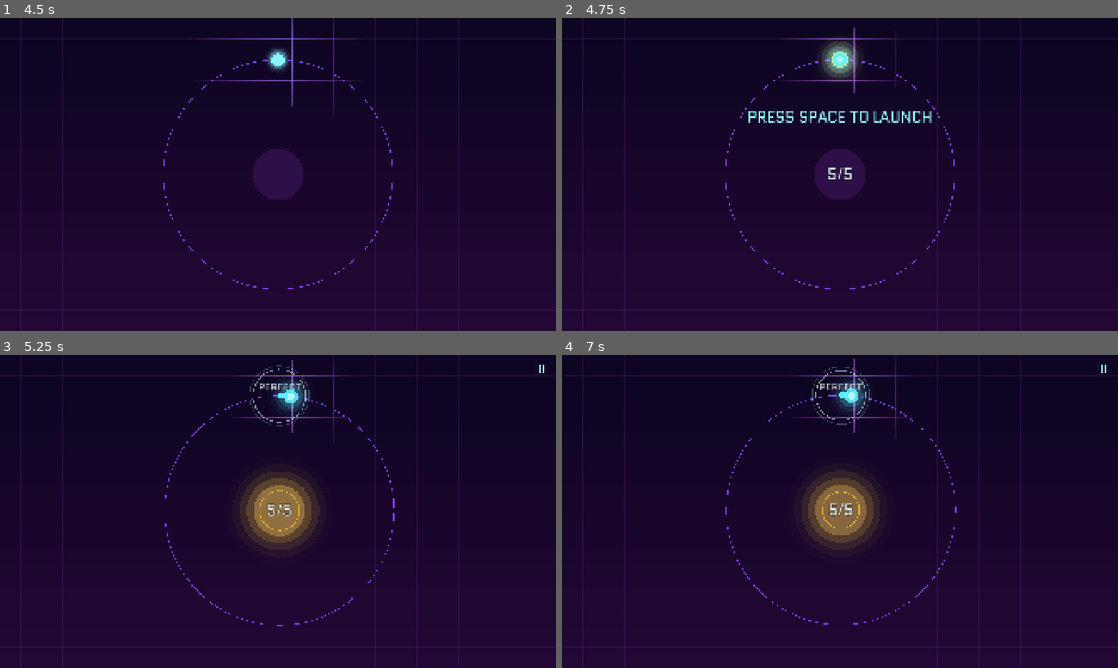
Above: before the commit, frames 1-4 (two rows, left to right).
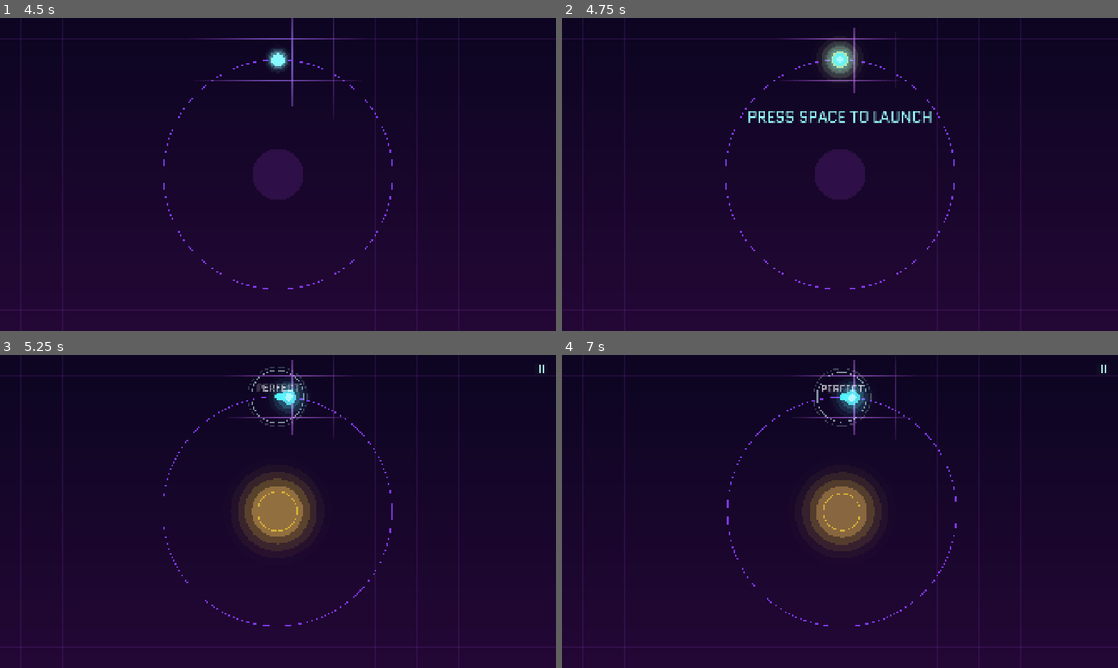
Above: after the commit, the same moments.

Repository: kjbrown-sandbox/juniper-dev-gamejam
Game: Godot game, scene res://MainMenu.tscn
Same seed, same stepped clock (60 frames per second), same inputs: the game is played once before the commit and once after it.
Inputs (mouse positions are in pixels of both pictures, inside the frame that each line leads up to):
- Up to frame 1 (4.5 s): click "PLAY" at 0.5 s; tap Enter at 1.25, 1.55, 2.1 s; move the mouse to (400, 158) at 1.27 s; hold Right 1.28-2.03 s; tap Y at 1.35, 3.8, 4.35 s; click (400, 158) at 1.42 s; tap Space at 1.52, 2.27, 3.77 s; move the mouse to (166, 190) at 2.02 s; hold Down 2.03-2.78 s; tap Keypad Enter at 2.3, 2.85 s; move the mouse to (333, 105) at 2.77 s; hold Right 2.78-3.53 s; tap R at 3.05, 3.6 s; move the mouse to (250, 237) at 3.52 s; hold Up 3.53-4.28 s; click (250, 237) at 3.67 s; move the mouse to (444, 221) at 4.27 s; hold Left from 4.28 s (still down)
- Up to frame 2 (4.75 s): keep holding Left; tap Space at 4.52 s; tap Enter at 4.55 s
- Up to frame 3 (5.25 s): keep holding Left; tap Space at 5 s; move the mouse to (111, 464) at 5.02 s; tap Enter at 5.1 s
- Up to frame 4 (7 s): tap Space at 5.27, 6.77 s; tap Keypad Enter at 5.3, 5.85 s; move the mouse to (867, 511) at 5.77 s; release Left at 5.78 s; hold Down 5.78-6.53 s; click (867, 511) at 5.92 s; tap R at 6.05, 6.6 s; tap Enter at 6.5 s; move the mouse to (756, 433) at 6.52 s; hold Right from 6.53 s (still down); tap Y at 6.8 s

Frame 1 is identical in both runs. In frame 2, less than 0.1% of the frame differs, in the area x 47-53%, y 47-52%; in frame 3, 1.5%, in the area x 29-71%, y 3-87%; in frame 4, 1.4%.

Commit message:
Core drain↔refill loop: lights spawn from the core, gradual recharge
Make the core's role legible at both ends, plus a round of menu/tuning fixes.

Drain — lights no longer teleport onto the ring. On payment the core wobbles
+ dips (core_charge), a mote ejects from the core surface and eases out to its
gate spot with a steep ease-in (pow(t,7): slow start → fast → abrupt snap) over
light_fly_time, trailing a fading tendril, latching with a flash + shake. New
spawning[] array; rand_ahead() leads the target by the player's travel during
the animation so it lands ahead, not behind. In-flight motes aren't grabbable
until they latch.

Refill — replaced the instant core=core_cap snap with a gradual recharge while
orbiting the inner ring, gated on the ring being clear of enemies. Base 1.5 HP/s;
the previously-dead core_refill upgrade is now live (ladder 1.5/5/10/20). Glowing
moon-motes get sucked into the core while it recharges (repurposed the dead
flying[] array, recolored cyan) — pure visual fluff; fill is the flat rate.

Shop — stays closed until enemies are cleared AND the core is full; new hub
prompt (KILL ENEMIES… → REFILL CORE TO OPEN SHOP). Core readout hidden until
ring 2 is unlocked. Miss powerdown softened (1.5s → 1.0s, dark 1.0 → 0.75s).
Dying lights drop the respawn slowdown (keep the orange warning).

Upgrade menu — bottom row left-aligned; costs always show in their currency
color (no orange); Horns cut to 2 levels; "Increase strength" → "Increase
speed"; spawn-rate 4th tier = 10 stardust + 2 comet; final tiers rename to
Vacuum / Double lights with matching blurbs.

Co-Authored-By: Claude Opus 4.8 (1M context) <noreply@anthropic.com>

Diff:
--- a/Game.gd
+++ b/Game.gd
@@ -45,8 +45,12 @@
 @export var light_delay := 2.0
 @export var light_delay_jitter := 0.25
 @export var light_cost := 1.0
-@export var dying_batches := 2          # final N light-batches (orange + slow) as the core dies
-@export var dying_delay_mult := 3.0     # those final lights respawn this many × slower
+@export var light_charge_time := 0.2    # core shakes/charges this long before a light ejects
+@export var light_fly_time := 0.75      # core → ring flight time once it ejects
+@export var light_fly_pow := 7.0        # ease-in exponent: slow start → fast → abrupt stop (higher = snappier)
+@export var refill_suck_time := 0.4     # how long a moon-mote takes to fall into the recharging core
+@export var refill_emit_step := 0.12    # seconds between moon-mote emissions while recharging
+@export var dying_batches := 2          # final N light-batches (orange) as the core dies
 @export var light_min_speed := 100.0              # at/below this speed the arc uses its "slow" range
 @export var light_tween_speed := 2000.0           # speed at which the arc range reaches its "fast" values
 @export var light_arc_slow := Vector2(15.0, 40.0)   # min/max degrees ahead at light_min_speed
@@ -62,8 +66,8 @@
 @export var combo_every := 3            # (unused) every Nth consecutive hit gave a combo boost
 @export var combo_boost_mult := 1.5     # (unused) that hit's boost was multiplied by this
 @export var combo_step := 0.1           # each combo adds this fraction to a light's boost (combo 1 = 1.1x, 2 = 1.2x, …)
-@export var powerdown_time := 1.5       # a MISS powers the moon down for this long (Space locked)
-@export var powerdown_dark := 1.0       # ...fully unlit for this long, then emissions ramp back to full
+@export var powerdown_time := 1.0       # a MISS powers the moon down for this long (Space locked)
+@export var powerdown_dark := 0.75      # ...fully unlit for this long, then emissions ramp back to full
 @export var sealed_decay_mult := 0.5    # core decay on a SEALED ring is halved
 @export var base_decay := 15.0
 @export var whiff_slow := 0.85
@@ -154,6 +158,8 @@
 var lights: Array = []
 var light_count := 1
 var light_timer := 0.0
+var spawning: Array = []   # lights in flight from the core → ring: { angle, t, charge }
+var core_charge := 0.0     # 0..1: drives the core's pre-spawn jitter + brief payment dip
 
 var materials: Array = []   # { angle:float, ready:float } squares on the middle ring
 var flying: Array = []      # { start:Vector2, t:float }
@@ -184,7 +190,8 @@
 var has_vacuum := false
 var reach_level := 0      # "Larger space hit" upgrades; reach_mult() = 1 + level/6 (lvl3 = 1.5x)
 var hit_damage := 1       # SPACE damage per hit to asteroids/enemies; +1 per Horns level
-var core_refill_rate := 2.5   # Core "refill rate" upgrade target (2.5→5→10→20/s) — mechanic TBD
+var core_refill_rate := 1.5   # core HP/s restored while orbiting home; upgrade ladder 1.5→5→10→20
+var refill_emit := 0.0        # cadence timer for the moon-mote suck-in fluff while recharging
 var beam_on := false
 var upgrade_menu: Control    # the UpgradeMenu scene instance (built in _ready)
 var shop_sq: Array = []
@@ -341,6 +348,9 @@
 	lights.clear()
 	light_count = 1
 	light_timer = 0.0
+	spawning.clear()
+	core_charge = 0.0
+	refill_emit = 0.0
 	lights = [top_angle]   # a boost waits right under the player to launch with
 	materials.clear()
 	flying.clear()
@@ -369,7 +379,7 @@
 	has_vacuum = false
 	reach_level = 0
 	hit_damage = 1
-	core_refill_rate = 2.5
+	core_refill_rate = 1.5
 	beam_on = false
 	bought = {}
 	# restore upgrade-modified tunables to their export bases (snapshotted in _ready)
@@ -508,7 +518,11 @@
 	var t := clampf((speed - light_min_speed) / maxf(1.0, light_tween_speed - light_min_speed), 0.0, 1.0)
 	var lo := lerpf(light_arc_slow.x, light_arc_fast.x, t)
 	var hi := lerpf(light_arc_slow.y, light_arc_fast.y, t)
-	return wrapf(angle + deg_to_rad(randf_range(lo, hi)), -PI, PI)
+	# The spawn animation isn't instant — the player keeps orbiting during the charge + flight,
+	# so lead the target by how far they'll travel (angular speed = speed / radius), or the light
+	# lands behind them. The arc-ahead is then measured from where they'll actually be at landing.
+	var lead := (speed / maxf(1.0, display_radius)) * (light_charge_time + light_fly_time)
+	return wrapf(angle + lead + deg_to_rad(randf_range(lo, hi)), -PI, PI)
 
 
 # ── Spawners ───────────────────────────────────────────────
@@ -656,7 +670,7 @@
 	angle = wrapf(angle + dlt, -PI, PI)
 	cum_angle += dlt
 	var nsub := clampi(int(dlt / comet_emit_step), 1, 60)
-	if powerdown <= 0.0:   # powered down by a MISS: stop trailing until the moon comes back (1.5s)
+	if powerdown <= 0.0:   # powered down by a MISS: stop trailing until the moon comes back (1s)
 		for s in range(1, nsub + 1):
 			var f := float(s) / float(nsub)
 			var aa := a0 + dlt * f
@@ -698,15 +712,38 @@
 
 
 	# Lights spawn as a full batch once the previous batch is fully used; each costs 1 core.
-	if lights.is_empty():
+	# A light doesn't appear on the ring directly — it charges inside the core (shake), then a
+	# mote ejects from the core surface and flies out to its gate spot (see the `spawning` tick).
+	if lights.is_empty() and spawning.is_empty():
 		light_timer -= sim
 		if light_timer <= 0.0:
 			for n in light_count:
 				if unlocked < 2:
-					lights.append(rand_ahead())           # free before the core exists (ring 1)
+					spawning.append({ "angle": rand_ahead(), "t": 0.0, "charge": light_charge_time })   # free before the core exists (ring 1)
 				elif core > light_cost:                   # strict: never spend the last point
 					core -= light_cost
-					lights.append(rand_ahead())
+					spawning.append({ "angle": rand_ahead(), "t": 0.0, "charge": light_charge_time })
+					core_charge = 1.0                     # kick the core's drain wobble/dip on payment
+
+	# Advance lights in flight from the core: pre-spawn charge (shake) first, then ease out.
+	core_charge = maxf(0.0, core_charge - sim / maxf(0.01, light_charge_time))
+	for sp in spawning:
+		if sp.charge > 0.0:
+			sp.charge -= sim
+		else:
+			sp.t += sim / maxf(0.01, light_fly_time)
+	for i in range(spawning.size() - 1, -1, -1):
+		var fs: Dictionary = spawning[i]
+		if fs.charge <= 0.0 and fs.t >= 1.0:
+			lights.append(fs.angle)               # now it's a real, grabbable light on the ring
+			spawning.remove_at(i)
+			flashes.append({ "pos": ring_point(display_radius, fs.angle), "life": 0.3, "r": 40.0 })   # latch pop
+			shake = minf(1.6, shake + 0.25)       # snap on the abrupt stop
+
+	# Moon-motes falling into the core while it recharges (visual only — fill is the steady rate).
+	for f in flying:
+		f.t += sim / maxf(0.01, refill_suck_time)
+	flying = flying.filter(func(f): return f.t < 1.0)
 
 	# Asteroids (loot vein, ring 3) — respawn only after a delay once destroyed.
 	if unlocked >= 3:
@@ -731,18 +768,26 @@
 	# Enemies run on the clock from launch (we're past the not-started early-return).
 	_tick_threats(sim)
 
-	# Core refills to full ONLY on the inner ring (home base) — unless an enemy has reached it.
-	# (Other sealed rings still get reduced decay via cur_decay, but no replenish.)
-	if current_ring == 0 and not moving and not core_under_attack():
-		core = core_cap
+	# Core recharges over time ONLY on the inner ring (home base) — and only once the ring is clear
+	# of enemies. (Other sealed rings still get reduced decay via cur_decay, but no replenish.)
+	# While below full, moon-motes get sucked into the core as pure visual fluff — fill is the rate.
+	if current_ring == 0 and not moving and threats.is_empty():
+		core = minf(core_cap, core + core_refill_rate * sim)
+		if core < core_cap:
+			refill_emit -= sim
+			if refill_emit <= 0.0:
+				refill_emit = refill_emit_step
+				var ea := angle + randf_range(-0.6, 0.6)                                   # spawn near the moon's orbit position
+				var er := randf_range(planet_draw_radius() + 20.0, display_radius)         # somewhere between the core and the ring
+				flying.append({ "start": ring_point(er, ea), "t": 0.0 })
 	# Death only when the planet's core is drained to nothing.
 	if core <= 0.0:
 		phase = "dead"
 		if dead_reason == "":
 			dead_reason = "THE PLANET'S CORE DIED"
 
-	# Back at the hub with no enemy on the inner ring -> open the upgrade screen.
-	if hub_pending and not shop_open and current_ring == 0 and not moving and not core_under_attack():
+	# Back at the hub, enemies cleared and the core topped back off -> open the upgrade screen.
+	if hub_pending and not shop_open and current_ring == 0 and not moving and threats.is_empty() and core >= core_cap:
 		hub_pending = false
 		open_upgrades()
 
@@ -1068,9 +1113,8 @@
 	if q > 0.75:
 		hitstop = hitstop_time
 	lights.remove_at(li)
-	if lights.is_empty():   # whole batch used — respawn after the delay
-		var mult := dying_delay_mult if light_dying() else 1.0
-		light_timer = light_delay * mult + randf_range(-light_delay_jitter, light_delay_jitter)
+	if lights.is_empty() and spawning.is_empty():   # whole batch used — respawn after the delay
+		light_timer = light_delay + randf_range(-light_delay_jitter, light_delay_jitter)
 
 
 func arrive_at_hub() -> void:
@@ -1107,13 +1151,13 @@
 
 # Map a menu upgrade id + the level just bought (1-based) to its real in-game effect. The new
 # upgrades reuse the old tech-tree ladders; a couple have a special 4th tier (Vacuum, Double
-# lights). `core_refill_rate` is stored for a refill mechanic that isn't wired up yet.
+# lights). `core_refill_rate` sets the core's home-ring recharge speed (HP/s).
 func apply_upgrade(id: String, level: int) -> void:
 	match id:
 		"core_max":
 			core_cap *= 2.0                                    # ×2 per level (2/4/8/16 stardust)
 		"core_refill":
-			core_refill_rate = [2.5, 5.0, 10.0, 20.0][level]   # level 1→5, 2→10, 3→20 (mechanic TBD)
+			core_refill_rate = [1.5, 5.0, 10.0, 20.0][level]   # core HP/s while orbiting home: base 1.5, 1→5, 2→10, 3→20
 		"boost_strength":
 			boost_base *= (1.0 + boost_up)                     # old "Boost light": +speed...
 			light_cost += 1.0                                  # ...but +1 core per light (the tradeoff)
@@ -1211,25 +1255,35 @@
 	# (low) up to the light's yellow (full), so it brightens/darkens with health. At launch it
 	# flares from dead → full (core_lit) so the menu's dead core comes alive instead of popping.
 	var pr := planet_draw_radius() * z
-	var energy := clampf(core / maxf(1.0, core_cap), 0.0, 1.0) * core_lit   # full health = bright yellow + emission
+	# While charging a light, the core wobbles + dips a touch so the eye links drain → birth.
+	var core_c := c + Vector2(randf_range(-1.0, 1.0), randf_range(-1.0, 1.0)) * core_charge * 4.0 * z
+	var energy := clampf(core / maxf(1.0, core_cap), 0.0, 1.0) * core_lit * (1.0 - 0.25 * core_charge)   # full health = bright yellow + emission
 	for gi in range(5, 0, -1):
 		var lt := float(gi) / 5.0
 		var gc := style.light_idle
 		gc.a = energy * 0.55 * (1.0 - lt) * (1.0 - lt)   # strong emission only when energized
-		draw_circle(c, pr * (1.0 + 1.4 * lt), gc)
-	draw_circle(c, pr, style.planet_sick.lerp(style.light_idle, energy))   # dead = dark purple (matches the menu)
-	var ht_size := int(round(26.0 * ui_text_scale))
-	var ht_voff := (font.get_ascent(ht_size) - font.get_descent(ht_size)) * 0.5   # baseline → vertical center
-	var ht_pos := c + Vector2(-100.0, ht_voff)
-	var ht_str := "%d/%d" % [clampi(ceili(core), 0, int(core_cap)), int(core_cap)]
-	# Dark outline so the readout stays legible on the vibrant yellow core (and the dark dead core).
-	draw_string_outline(font, ht_pos, ht_str, HORIZONTAL_ALIGNMENT_CENTER, 200, ht_size, maxi(2, int(ht_size * 0.1)), Color(0.1, 0.07, 0.02, 0.9))
-	draw_string(font, ht_pos, ht_str, HORIZONTAL_ALIGNMENT_CENTER, 200, ht_size, style.core_text)
-
-	# Shop is blocked by living enemies: prompt above the planet while waiting at the hub.
-	if hub_pending and not shop_open and current_ring == 0 and not threats.is_empty():
-		dtext(font, c + Vector2(-450, -planet_draw_radius() * z - 40.0), "KILL ENEMIES TO OPEN THE SHOP",
-			HORIZONTAL_ALIGNMENT_CENTER, 900, 26, style.shop_blocked)
+		draw_circle(core_c, pr * (1.0 + 1.4 * lt), gc)
+	draw_circle(core_c, pr, style.planet_sick.lerp(style.light_idle, energy))   # dead = dark purple (matches the menu)
+	# Core readout only matters once ring 2 is unlocked — before that you can't lose core, so hide it.
+	if unlocked >= 2:
+		var ht_size := int(round(26.0 * ui_text_scale))
+		var ht_voff := (font.get_ascent(ht_size) - font.get_descent(ht_size)) * 0.5   # baseline → vertical center
+		var ht_pos := c + Vector2(-100.0, ht_voff)
+		var ht_str := "%d/%d" % [clampi(ceili(core), 0, int(core_cap)), int(core_cap)]
+		# Dark outline so the readout stays legible on the vibrant yellow core (and the dark dead core).
+		draw_string_outline(font, ht_pos, ht_str, HORIZONTAL_ALIGNMENT_CENTER, 200, ht_size, maxi(2, int(ht_size * 0.1)), Color(0.1, 0.07, 0.02, 0.9))
+		draw_string(font, ht_pos, ht_str, HORIZONTAL_ALIGNMENT_CENTER, 200, ht_size, style.core_text)
+
+	# Shop is gated while waiting at the hub: clear enemies first, then let the core top off.
+	if hub_pending and not shop_open and current_ring == 0:
+		var gate_msg := ""
+		if not threats.is_empty():
+			gate_msg = "KILL ENEMIES TO OPEN THE SHOP"
+		elif core < core_cap:
+			gate_msg = "REFILL CORE TO OPEN SHOP"
+		if gate_msg != "":
+			dtext(font, c + Vector2(-450, -planet_draw_radius() * z - 40.0), gate_msg,
+				HORIZONTAL_ALIGNMENT_CENTER, 900, 26, style.shop_blocked)
 
 	# Blaster beam.
 	if beam_on:
@@ -1281,6 +1335,20 @@
 		var thp: int = tr.hp
 		dtext(font,tp + Vector2(-20, -rad - 6.0), str(thp), HORIZONTAL_ALIGNMENT_CENTER, 40, 16, style.threat_text)
 
+	# Lights in flight: a mote peels off the core surface and eases out to its gate spot,
+	# trailing a fading tendril back to the core (slow start → fast → abrupt stop at the ring).
+	for sp in spawning:
+		if sp.charge > 0.0:
+			continue   # still charging inside the core — invisible until it ejects
+		var eased: float = pow(sp.t, light_fly_pow)
+		var fly_rad := lerpf(planet_draw_radius(), display_radius, eased)
+		var edge := c + ring_point(planet_draw_radius(), sp.angle) * z   # where it peels off the core
+		var tip := c + ring_point(fly_rad, sp.angle) * z
+		var tcol := style.light_idle
+		tcol.a *= 0.35 * (1.0 - eased)                                   # tendril fades as it nears the ring
+		draw_glow_line(edge, tip, tcol, 3.0 * z)
+		draw_point_glow(tip, (4.0 + 6.0 * eased) * z, style.light_idle)  # grows as it launches
+
 	# Lights — a bright yellow point on the ring at the gate. A touch bigger than star dust
 	# so it's easy to spot and hit. Brightens + grows a little when you're in it.
 	for i in lights.size():
@@ -1300,13 +1368,13 @@
 		flcol.a *= fa
 		draw_arc(c + fl.pos * z, (1.0 - fa) * maxr + 6.0, 0.0, TAU, 32, flcol, 3.0)
 
-	# Flying star dust (feed animation).
+	# Refill motes — glowing moon dust sucked into the core while it recharges; brightens as it nears.
 	for f in flying:
 		var fst: Vector2 = f.start
 		var fft: float = f.t
 		var wpos := fst.lerp(Vector2.ZERO, fft)
 		var fr := 6.0 * z * (1.0 - 0.4 * fft)
-		draw_point_glow(c + wpos * z, fr, style.square_ready)
+		draw_point_glow(c + wpos * z, fr, style.moon_slow.lerp(style.moon_fast, fft))
 
 	# Moon (the comet head) — the same glowing point as the boost lights, but kept cyan.
 	# After a MISS it powers down: emissions cut for powerdown_dark, then ramp back to full.
--- a/UpgradeMenu.gd
+++ b/UpgradeMenu.gd
@@ -86,24 +86,24 @@
 			{ "id": "dust_capacity", "name": "Increase max capacity", "desc": "Carry more Stardust at once",
 			  "sd": [1, 3, 6, 10], "cm": [0, 0, 0, 0] },
 			{ "id": "dust_spawn", "name": "Increase spawn rate", "desc": "Stardust spawns more often  ·  4th: Vacuum",
-			  "sd": [1, 3, 6, 0], "cm": [0, 0, 0, 3] },
+			  "sd": [1, 3, 6, 10], "cm": [0, 0, 0, 2], "last_name": "Vacuum", "last_desc": "Auto-collect ready Stardust in reach" },
 		] },
 		{ "id": "core", "title": "Core", "row": 0, "upgrades": [
 			{ "id": "core_max", "name": "Increase max", "desc": "Raise the core's maximum capacity",
 			  "sd": [2, 4, 8, 16], "cm": [0, 0, 0, 0] },
-			{ "id": "core_refill", "name": "Increase refill rate", "desc": "Core refills faster  (2.5 → 20/s)",
+			{ "id": "core_refill", "name": "Increase refill rate", "desc": "Core refills faster  (1.5 → 20/s)",
 			  "sd": [3, 7, 12], "cm": [0, 0, 0] },
 		] },
 		{ "id": "boost", "title": "Light boost", "row": 0, "upgrades": [
-			{ "id": "boost_strength", "name": "Increase strength", "desc": "More speed per boost  ·  +1 core/light",
+			{ "id": "boost_strength", "name": "Increase speed", "desc": "More speed per boost  ·  +1 core/light",
 			  "sd": [5, 10, 20], "cm": [0, 0, 0] },
 			{ "id": "boost_frequency", "name": "Increase frequency", "desc": "More frequent lights  ·  3rd: Double lights",
-			  "sd": [6, 12, 11], "cm": [0, 0, 1] },
+			  "sd": [6, 12, 11], "cm": [0, 0, 1], "last_name": "Double lights", "last_desc": "Two boost lights at once" },
 		] },
 		{ "id": "attack", "title": "Attack", "row": 1, "upgrades": [
 			{ "id": "horns", "name": "Horns", "desc": "+1 damage to asteroids and enemies",
-			  "sd": [0, 0, 0], "cm": [3, 6, 9] },
-			{ "id": "ram", "name": "Ram", "desc": "Deal damage even on a whiffed hit",
+			  "sd": [0, 0], "cm": [3, 6] },
+			{ "id": "ram", "name": "Ram", "desc": "Deal damage even on miss",
 			  "sd": [0], "cm": [4] },
 		] },
 		{ "id": "comet", "title": "Comet", "row": 1, "upgrades": [
@@ -243,14 +243,17 @@
 	for si in sections.size():
 		if _section_visible(si):
 			rows[int(sections[si].row)].append(si)
+	# Shared left edge for every row: align them under the widest row (which stays centered in the
+	# panel), so a shorter bottom row starts flush-left with the top row instead of being centered.
+	var cols_max := maxi(rows[0].size(), rows[1].size())
+	var rw_max := cols_max * SECT_W + maxi(0, cols_max - 1) * COL_GAP
+	var x0 := o.x + (fw - rw_max) * 0.5
 	var out: Array = []
 	for row in 2:
 		var ids: Array = rows[row]
 		var n := ids.size()
 		if n == 0:
 			continue
-		var rw := n * SECT_W + (n - 1) * COL_GAP
-		var x0 := o.x + (fw - rw) * 0.5            # center this row
 		var sy := o.y + TOP_BAND + row * (SECT_H + ROW_GAP)
 		for j in n:
 			out.append({ "si": ids[j], "rect": Rect2(x0 + j * (SECT_W + COL_GAP), sy, SECT_W, SECT_H) })
@@ -438,7 +441,11 @@
 		_panel(r, 12.0, bg, Color(0, 0, 0, 0), 0.0)
 
 	var name_col := C_TEXT if (afford or sel or maxed) else C_DIMTEXT
-	_text(r.position + Vector2(18, 36), u.name, 25, name_col, HORIZONTAL_ALIGNMENT_LEFT, -1, _font_bold)
+	# On the final tier (next/last buy), some upgrades rename to the special unlock they grant.
+	var nm: String = u.name
+	if u.has("last_name") and int(u.level) >= u.sd.size() - 1:
+		nm = u.last_name
+	_text(r.position + Vector2(18, 36), nm, 25, name_col, HORIZONTAL_ALIGNMENT_LEFT, -1, _font_bold)
 
 	# Level pips under the name (tinted to the section's currency).
 	_draw_pips(r.position + Vector2(20, 52), int(u.level), u.sd.size(), section_tint(card.si))
@@ -450,8 +457,11 @@
 		var c := cost_of(u)
 		_draw_cost(r, c[0], c[1], afford)
 
-	# Description along the bottom.
-	_text(r.position + Vector2(18, r.size.y - 16), u.desc, 17, C_DIMTEXT, HORIZONTAL_ALIGNMENT_LEFT, r.size.x - 30, _font)
+	# Description along the bottom (the final tier swaps to its unlock's blurb, alongside last_name).
+	var dsc: String = u.desc
+	if u.has("last_desc") and int(u.level) >= u.sd.size() - 1:
+		dsc = u.last_desc
+	_text(r.position + Vector2(18, r.size.y - 16), dsc, 17, C_DIMTEXT, HORIZONTAL_ALIGNMENT_LEFT, r.size.x - 30, _font)
 
 
 # The Back button (a navigable target). "[B]ack" — the bracketed B marks the hotkey.
@@ -486,10 +496,9 @@
 		segs.append([cm, C_COMET])
 	for s in range(segs.size() - 1, -1, -1):   # draw right-to-left so comet ends up rightmost
 		var n: int = segs[s][0]
-		var col: Color = segs[s][1] if afford else C_WARN
-		var dcol := col
-		dcol.a = 1.0 if afford else 0.5
-		_point_glow(Vector2(right - 6.0, y_dot), 6.0, dcol)
+		var col: Color = segs[s][1]             # always the currency color (purple = stardust, cyan = comet)
+		col.a = 1.0 if afford else 0.5          # dim a touch when you can't afford it, but keep the hue
+		_point_glow(Vector2(right - 6.0, y_dot), 6.0, col)
 		var ns := str(n)
 		var nw := _font_bold.get_string_size(ns, HORIZONTAL_ALIGNMENT_LEFT, -1, 24).x
 		_text(Vector2(right - 18.0 - nw, y_txt), ns, 24, col, HORIZONTAL_ALIGNMENT_LEFT, -1, _font_bold)
Not shown, changed: DESIGN_LOG.md
